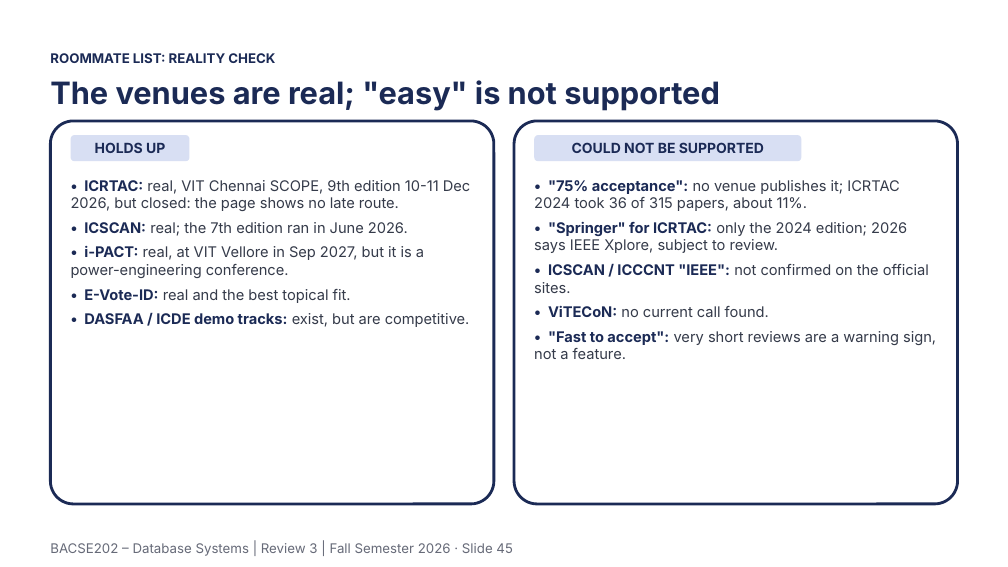
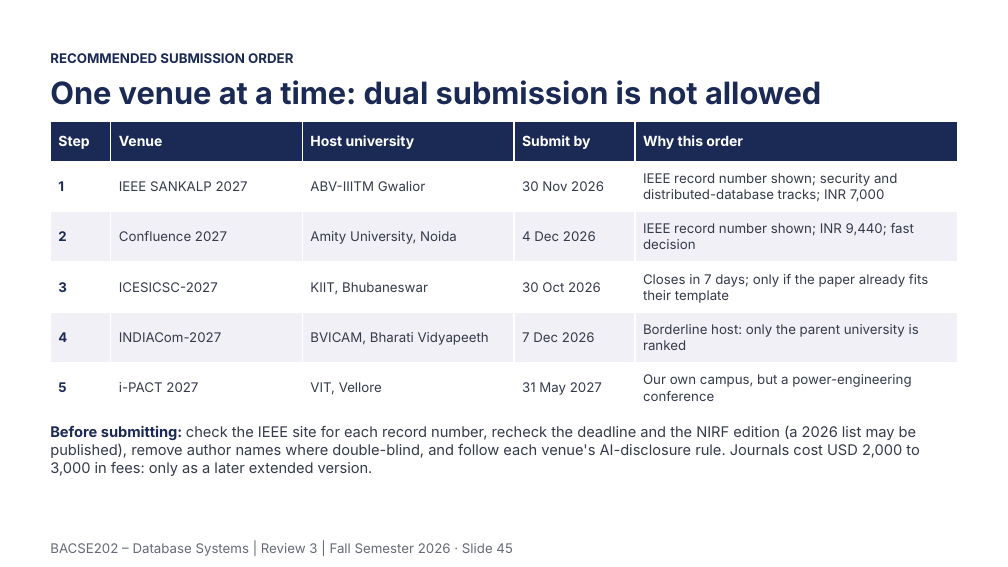
Before and after one commit to Tharakeshtj/polyvote-election-platform, a slide deck: slide 45 of docs/PolyVote_Review3_Final.pptx. Drawn at 1008x567 pixels with LibreOffice and Linux fonts; fonts in the diff are those of the drawing; background and template pictures are left out. Boxes give left, top, right and bottom in pixels: in the first picture for what was removed or moved away, otherwise in the second. Text is boxed around its words. In the diff, an @@ line names an element or a change of style, - is before the commit and + after.

```diff
--- a/docs/PolyVote_Review3_Final.pptx
+++ b/docs/PolyVote_Review3_Final.pptx
@@ text at [50, 53, 293, 63]: text changed @@
-ROOMMATE LIST: REALITY CHECK
+RECOMMENDED SUBMISSION ORDER
@@ text at [50, 80, 821, 105]: text changed @@
-The venues are real; "easy" is not supported
+One venue at a time: dual submission is not allowed
@@ rounded rectangle removed at [50, 121, 494, 504] @@
@@ table added at [50, 121, 958, 413], 6 rows, 5 columns @@
+Step | Venue | Host university | Submit by | Why this order
+1 | IEEE SANKALP 2027 | ABV-IIITM Gwalior | 30 Nov 2026 | IEEE record number shown; security and distributed-database tracks; INR 7,000
+2 | Confluence 2027 | Amity University, Noida | 4 Dec 2026 | IEEE record number shown; INR 9,440; fast decision
+3 | ICESICSC-2027 | KIIT, Bhubaneswar | 30 Oct 2026 | Closes in 7 days; only if the paper already fits their template
+4 | INDIACom-2027 | BVICAM, Bharati Vidyapeeth | 7 Dec 2026 | Borderline host: only the parent university is ranked
+5 | i-PACT 2027 | VIT, Vellore | 31 May 2027 | Our own campus, but a power-engineering conference
@@ rounded rectangle removed at [71, 135, 190, 161] @@
-HOLDS UP
@@ rounded rectangle removed at [514, 121, 958, 504] @@
@@ rounded rectangle removed at [534, 135, 801, 161] @@
-COULD NOT BE SUPPORTED
@@ text removed at [71, 180, 470, 327] @@
-• ICRTAC: real, VIT Chennai SCOPE, 9th edition 10-11 Dec 2026, but closed: the page shows no late route.
-• ICSCAN: real; the 7th edition ran in June 2026.
-• i-PACT: real, at VIT Vellore in Sep 2027, but it is a power-engineering conference.
-• E-Vote-ID: real and the best topical fit.
-• DASFAA / ICDE demo tracks: exist, but are competitive.
@@ text removed at [534, 180, 936, 359] @@
-• "75% acceptance": no venue publishes it; ICRTAC 2024 took 36 of 315 papers, about 11%.
-• "Springer" for ICRTAC: only the 2024 edition; 2026 says IEEE Xplore, subject to review.
-• ICSCAN / ICCCNT "IEEE": not confirmed on the official sites.
-• ViTECoN: no current call found.
-• "Fast to accept": very short reviews are a warning sign, not a feature.
@@ text added at [50, 425, 919, 476], 10.5 pt, text #353B4A @@
+Before submitting: check the IEEE site for each record number, recheck the deadline and the NIRF edition (a 2026 list may be published), remove author names where double-blind, and follow each venue's AI-disclosure rule. Journals cost USD 2,000 to 3,000 in fees: only as a later extended version.
```
Also in this commit, not shown: 1 other slide changed, 1 slide added, 1 slide removed, 4 other files.
